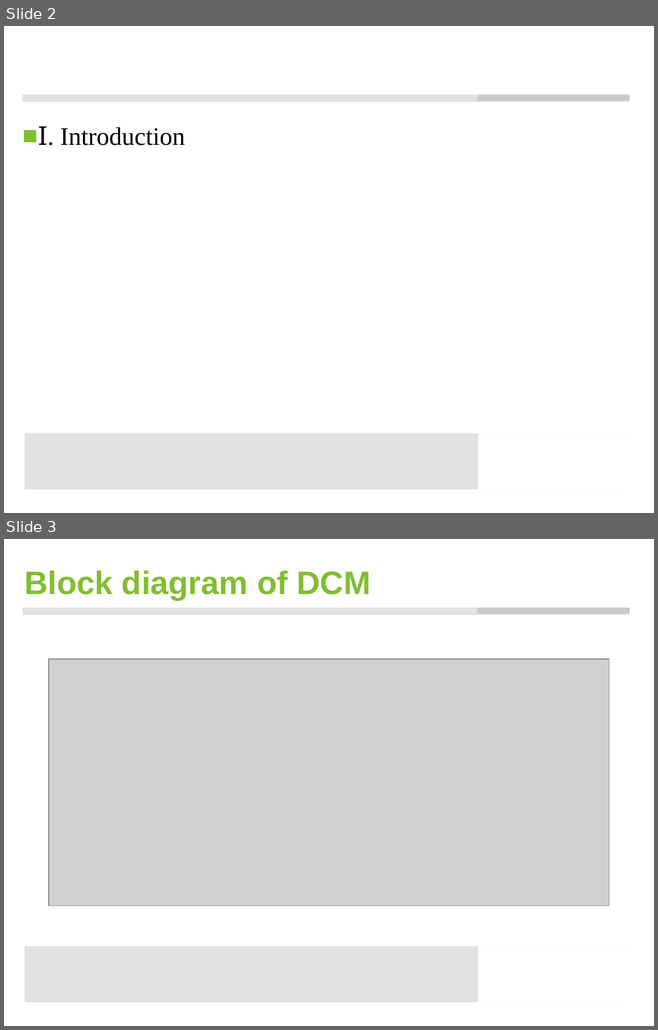
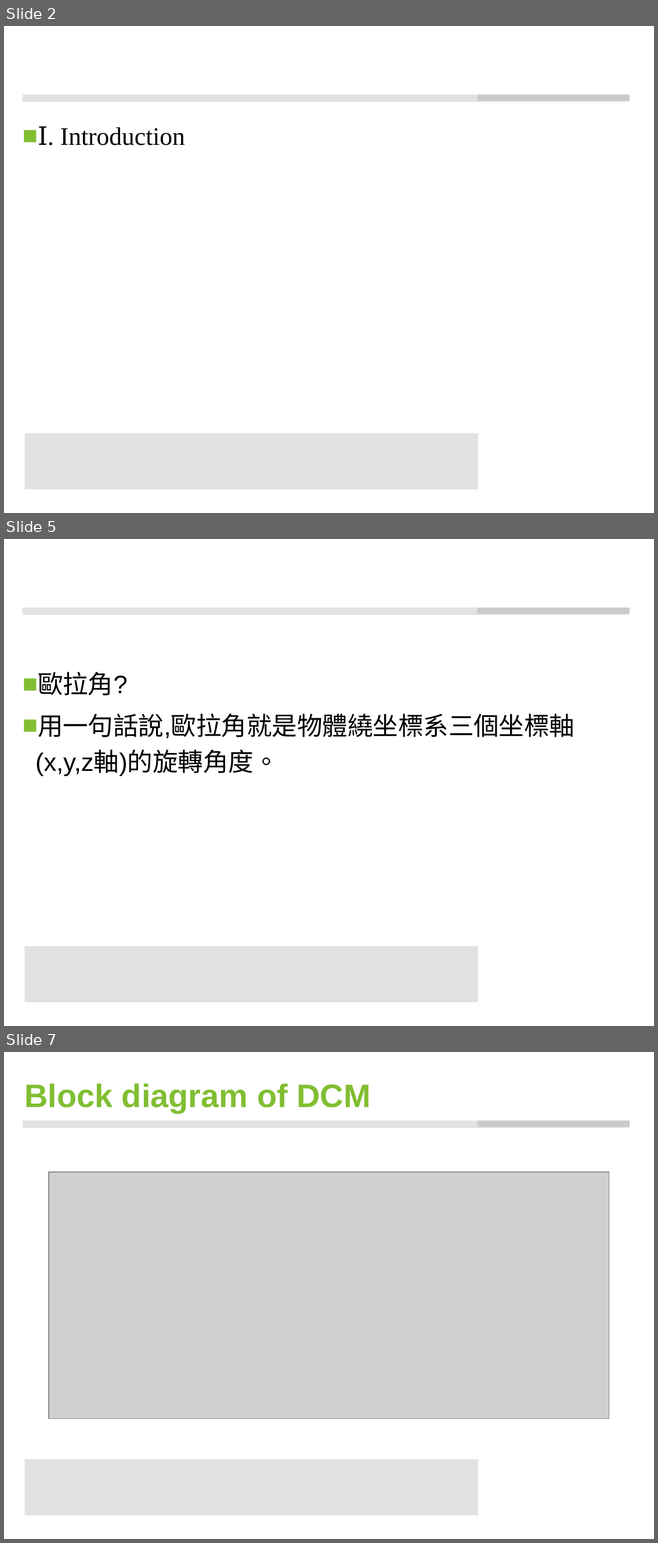
Before and after one commit to ccccjason/VR, a slide deck: data/my_dcm/DCM.pptx. Shown one above the other, each under a label of ours: slides 2 and 3 before the commit, slides 2, 5 and 7 after it; the slides between them are not shown. The pictures are 658x1030 and 658x1543 pixels, drawn with LibreOffice and Linux fonts; fonts in the diff are those of the drawing; grey boxes stand for pictures; background and template pictures are left out. Boxes give left, top, right and bottom in pixels: in the first picture for what was removed or moved away, otherwise in the second. Text is boxed around its words. In the diff, an @@ line names an element or a change of style, - is before the commit and + after.

```diff
--- a/data/my_dcm/DCM.pptx
+++ b/data/my_dcm/DCM.pptx
@@ slide 5 added at <box>4,539,654,1026</box>, background #FFFFFF; not listed: 4 template elements that a slide beside it also shows @@
@@ text added at <box>35,672,575,776</box>, 28 pt, text #000000 @@
+■ 歐拉角?
+■ 用一句話說,歐拉角就是物體繞坐標系三個坐標軸(x,y,z軸)的旋轉角度。
@@ what was slide 3 is now slide 7 @@
```
Also in this commit, not shown: 4 other slides added, 1 other file.
